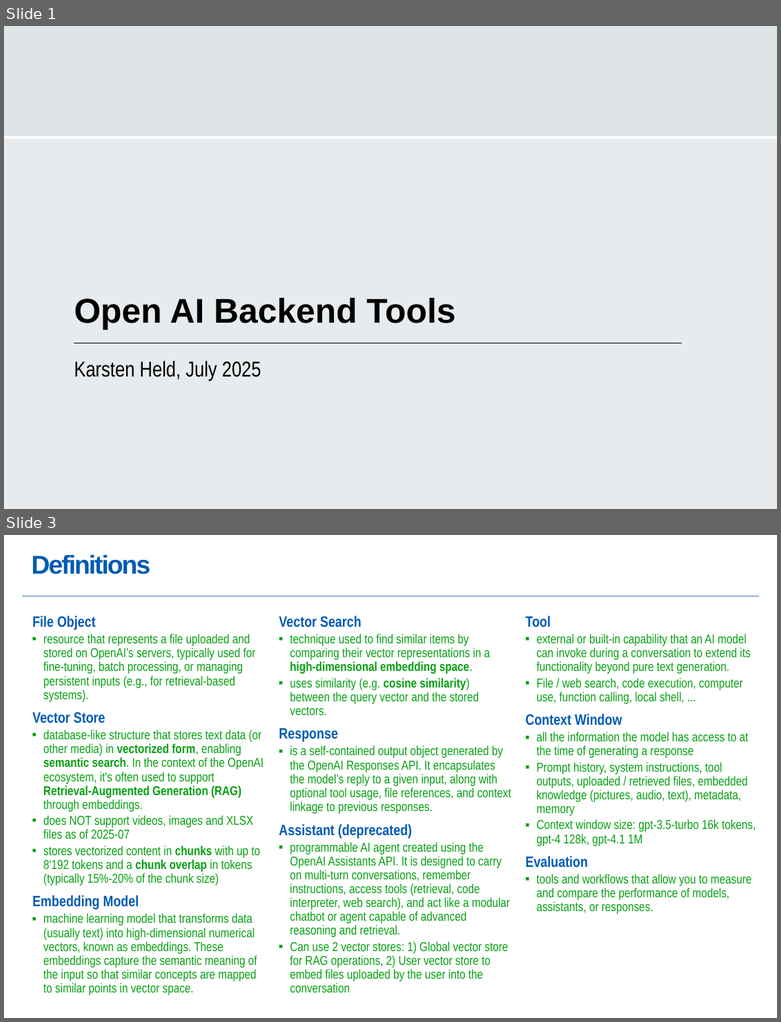
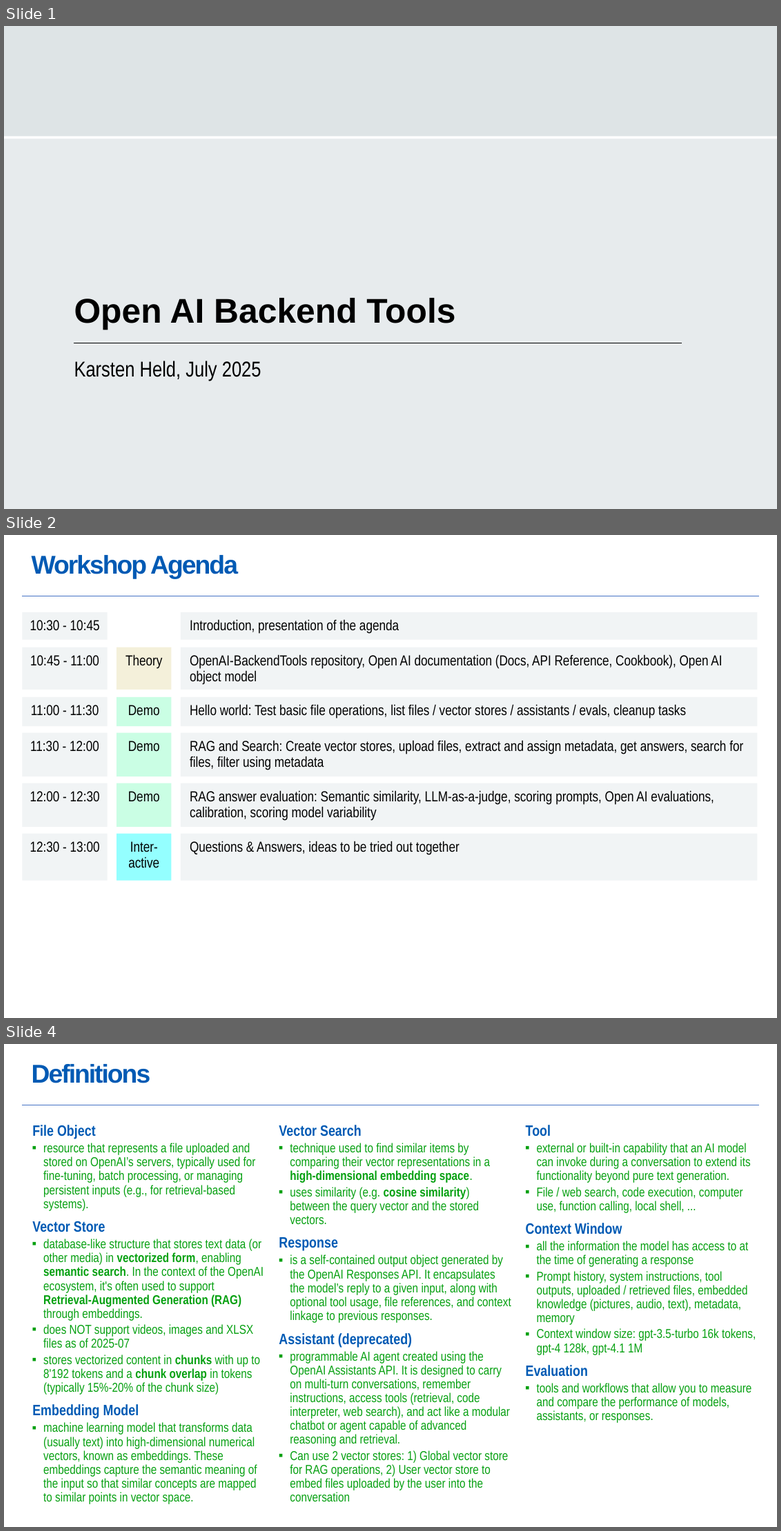
Before and after one commit to karstenheld3/OpenAI-BackendTools, a slide deck: OpenAI-BackendTools.pptx. Shown one above the other, each under a label of ours: slides 1 and 3 before the commit, slides 1, 2 and 4 after it; the slides between them are not shown. The pictures are 781x1022 and 781x1531 pixels, drawn with LibreOffice and Linux fonts; fonts in the diff are those of the drawing. Boxes give left, top, right and bottom in pixels: in the first picture for what was removed or moved away, otherwise in the second. Text is boxed around its words. In the diff, an @@ line names an element or a change of style, - is before the commit and + after.

```diff
--- a/OpenAI-BackendTools.pptx
+++ b/OpenAI-BackendTools.pptx
@@ slide 2 added at <box>4,535,777,1018</box>, background #FFFFFF; not listed: 1 template element that a slide beside it also shows @@
@@ title added at <box>32,555,238,578</box>, 24 pt, text #005AB4, bold @@
+Workshop Agenda
@@ rectangle added at <box>23,612,107,639</box>, fill #F1F4F5, 13.5 pt, text #000000 @@
+10:30 - 10:45
@@ rectangle added at <box>180,612,757,639</box>, fill #F1F4F5, 13.5 pt, text #000000 @@
+Introduction, presentation of the agenda
@@ rectangle added at <box>23,647,107,690</box>, fill #F1F4F5, 13.5 pt, text #000000 @@
+10:45 - 11:00
@@ rectangle added at <box>117,647,172,690</box>, fill #F4F0DA, 13.5 pt, text #000000 @@
+Theory
@@ rectangle added at <box>180,647,757,690</box>, fill #F1F4F5, 13.5 pt, text #000000 @@
+OpenAI-BackendTools repository, Open AI documentation (Docs, API Reference, Cookbook), Open AI object model
@@ rectangle added at <box>23,697,107,727</box>, fill #F1F4F5, 13.5 pt, text #000000 @@
+11:00 - 11:30
@@ rectangle added at <box>117,697,172,727</box>, fill #CAFEE4, 13.5 pt, text #000000 @@
+Demo
@@ rectangle added at <box>180,697,757,727</box>, fill #F1F4F5, 13.5 pt, text #000000 @@
+Hello world: Test basic file operations, list files / vector stores / assistants / evals, cleanup tasks
@@ rectangle added at <box>23,733,107,777</box>, fill #F1F4F5, 13.5 pt, text #000000 @@
+11:30 - 12:00
@@ rectangle added at <box>117,733,172,777</box>, fill #CAFEE4, 13.5 pt, text #000000 @@
+Demo
@@ rectangle added at <box>180,733,757,777</box>, fill #F1F4F5, 13.5 pt, text #000000 @@
+RAG and Search: Create vector stores, upload files, extract and assign metadata, get answers, search for files, filter using metadata
@@ rectangle added at <box>23,783,107,827</box>, fill #F1F4F5, 13.5 pt, text #000000 @@
+12:00 - 12:30
@@ rectangle added at <box>117,783,172,827</box>, fill #CAFEE4, 13.5 pt, text #000000 @@
+Demo
@@ rectangle added at <box>180,783,757,827</box>, fill #F1F4F5, 13.5 pt, text #000000 @@
+RAG answer evaluation: Semantic similarity, LLM-as-a-judge, scoring prompts, Open AI evaluations, calibration, scoring model variability
@@ rectangle added at <box>23,833,107,881</box>, fill #F1F4F5, 13.5 pt, text #000000 @@
+12:30 - 13:00
@@ rectangle added at <box>117,833,172,881</box>, fill #94FFFF, 13.5 pt, text #000000 @@
+Inter-active
@@ rectangle added at <box>180,833,757,881</box>, fill #F1F4F5, 13.5 pt, text #000000 @@
+Questions & Answers, ideas to be tried out together
@@ what was slide 3 is now slide 4 @@
```
Also in this commit, not shown: 2 slides changed, 1 other slide added, 1 slide removed, 2 other files.
